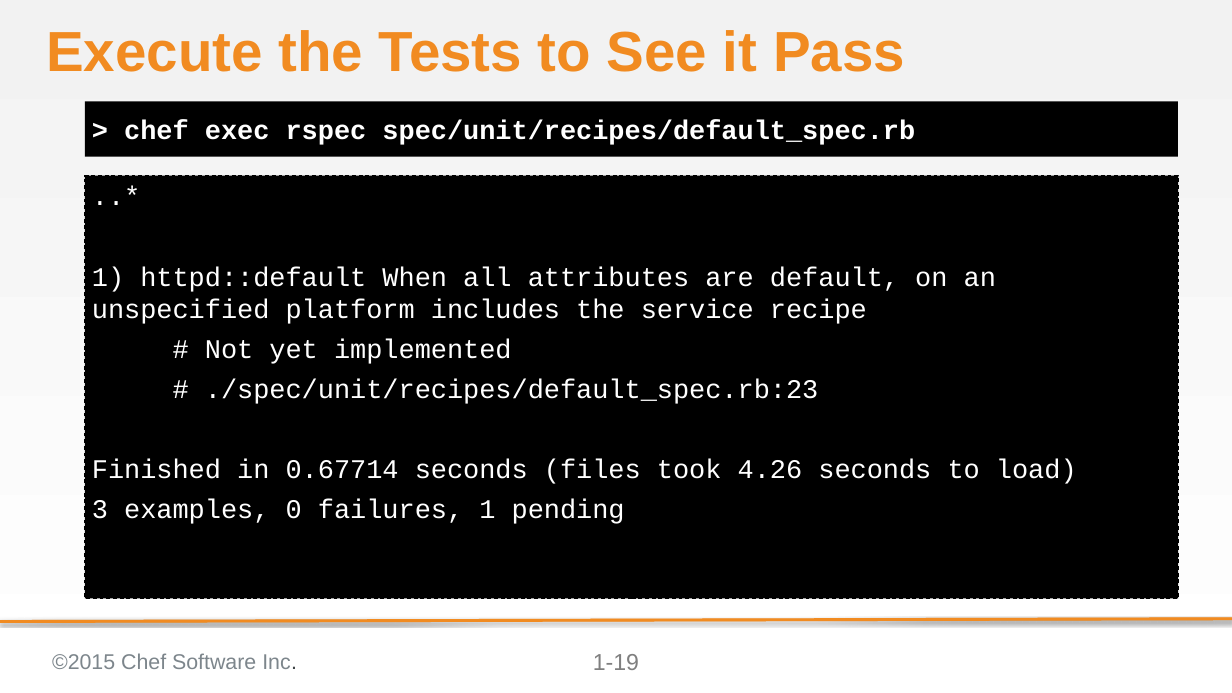
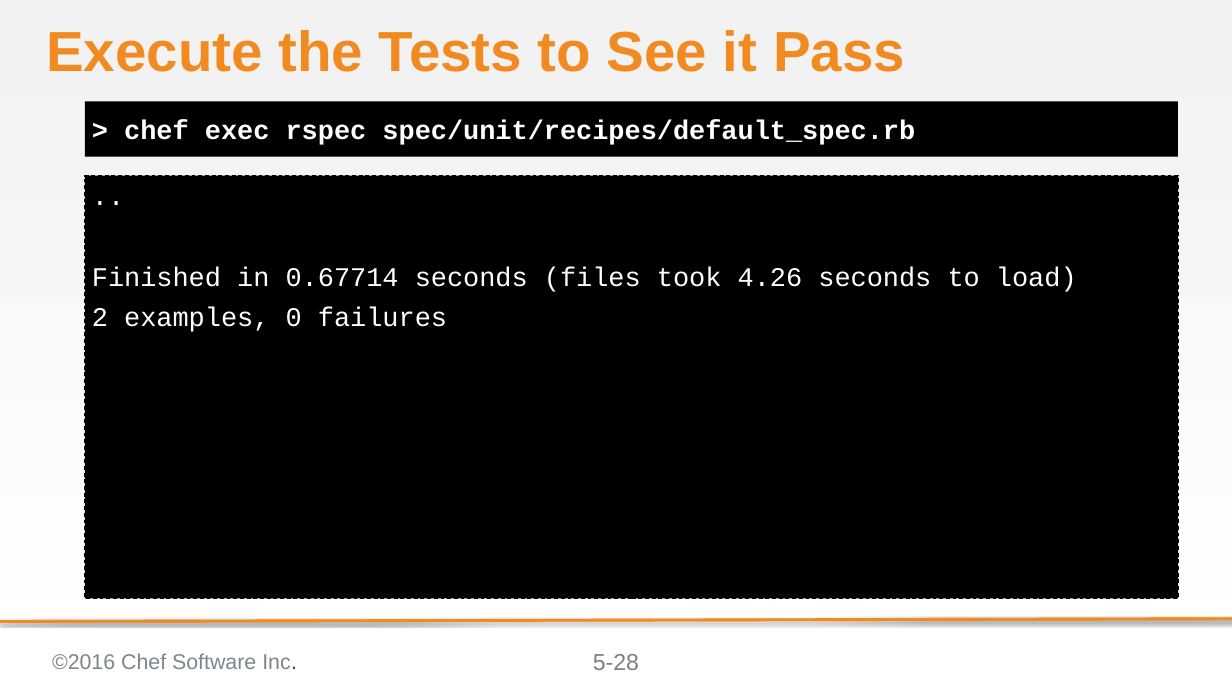
Before and after one commit to chef-training/test_driven_cookbook_development, a slide deck: slide 28 of 05-faster_feedback_with_unit_testing.pptx (slide 19 before the commit). Drawn at 1232x693 pixels with LibreOffice and Linux fonts; fonts in the diff are those of the drawing; background and template pictures are left out. Boxes give left, top, right and bottom in pixels: in the first picture for what was removed or moved away, otherwise in the second. Text is boxed around its words. In the diff, an @@ line names an element or a change of style, - is before the commit and + after.

```diff
--- a/05-faster_feedback_with_unit_testing.pptx
+++ b/05-faster_feedback_with_unit_testing.pptx
@@ text at (92,267,996,404): text changed @@
-..*
-1) httpd::default When all attributes are default, on an unspecified platform includes the service recipe
-# Not yet implemented
-# ./spec/unit/recipes/default_spec.rb:23
+..
@@ text at (92,307,447,332): text changed @@
-3 examples, 0 failures, 1 pending
+2 examples, 0 failures
@@ text at (52,653,297,669): text changed @@
-©2015 Chef Software Inc.
+©2016 Chef Software Inc.
@@ page number at (593,654,639,670): text changed @@
-1-19
+5-28
```
Also in this commit, not shown: 25 other slides changed, 13 slides added, 1 slide removed.
